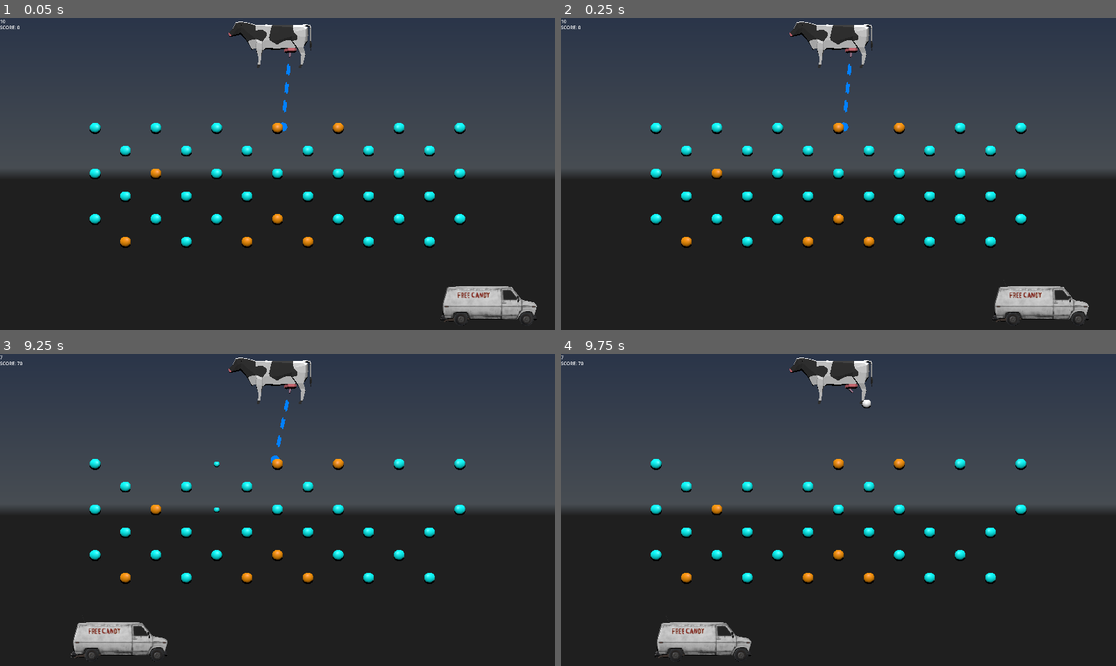
Above: before the commit, frames 1-4 (two rows, left to right).
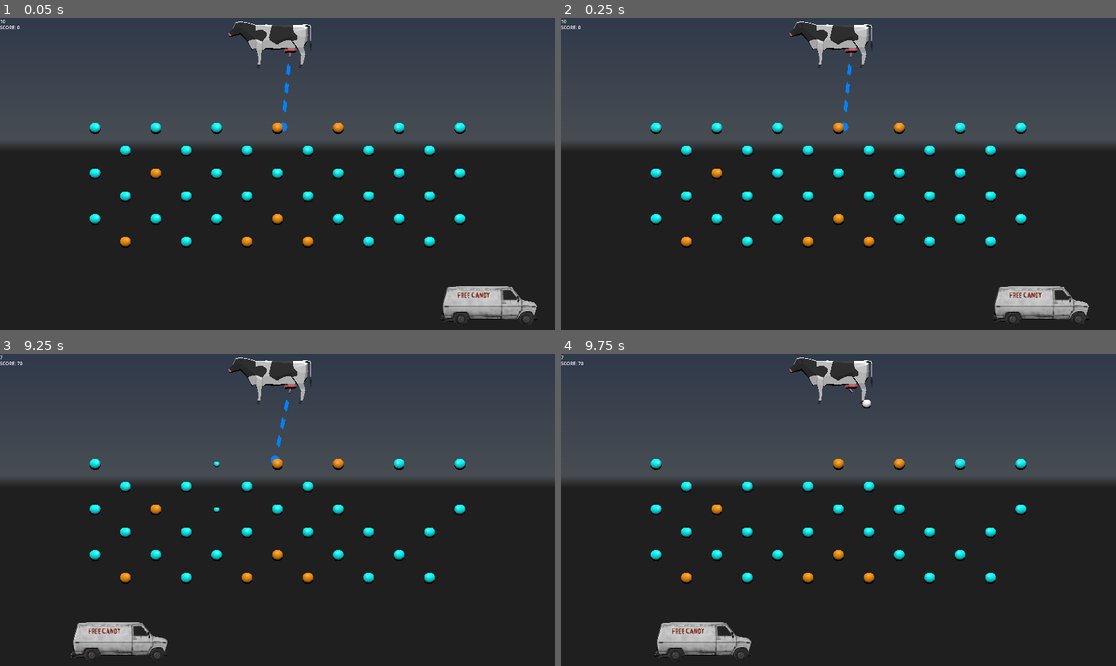
Above: after the commit, the same moments.

Repository: Temia116/Milke-2--Into-the-third-dimension
Game: Godot game, scene res://scenes/node_3d.tscn
Two runs of this game, one before a commit and one after it. Both use one fixed random seed, a clock stepped at 60 frames per second and the inputs below. A sky picture missing from this copy of the repository is replaced by a grey-blue gradient. Video files are missing from this copy of the repository; at most half a second of black plays in their place.
Inputs (mouse positions are in pixels of both pictures, inside the frame that each line leads up to):
- Up to frame 1 (0.05 s): no input
- Up to frame 2 (0.25 s): no input
- Up to frame 3 (9.25 s): move the mouse to (399, 494) at 0.52 s; click (399, 494) at 0.67 s; move the mouse to (166, 525) at 1.27 s; click (166, 525) at 1.42 s; move the mouse to (333, 441) at 2.02 s; click (333, 441) at 2.17 s; move the mouse to (249, 572) at 2.77 s; click (249, 572) at 2.92 s; move the mouse to (444, 556) at 3.52 s; click (444, 556) at 3.67 s; move the mouse to (111, 463) at 4.27 s; click (111, 463) at 4.42 s; move the mouse to (305, 510) at 5.02 s; click (305, 510) at 5.17 s; move the mouse to (194, 432) at 5.77 s; click (194, 432) at 5.92 s; move the mouse to (399, 494) at 6.52 s; click (399, 494) at 6.67 s; move the mouse to (166, 525) at 7.27 s; click (166, 525) at 7.42 s; move the mouse to (333, 441) at 8.02 s; click (333, 441) at 8.17 s; move the mouse to (249, 572) at 8.77 s; click (249, 572) at 8.92 s
- Up to frame 4 (9.75 s): move the mouse to (1005, 556) at 9.52 s; click (1005, 556) at 9.67 s

The runs differ from the first frame. In frame 1, 8.6% of the frame differs, in the area x 0-100%, y 40-51%; in frame 2, 8.6%; in frame 3, 8.7%; in frame 4, 8.8%.

Commit message:
Add border assets and scene update

Diff:
--- /dev/null
+++ b/borders.gd
@@ -0,0 +1,20 @@
+extends CanvasLayer
+
+func _ready():
+	# Left border
+	var left = ColorRect.new()
+	left.color = Color(0.1, 0.1, 0.3, 0.85)
+	left.set_anchor_and_offset(SIDE_LEFT, 0, 0)
+	left.set_anchor_and_offset(SIDE_RIGHT, 0, 80)
+	left.set_anchor_and_offset(SIDE_TOP, 0, 0)
+	left.set_anchor_and_offset(SIDE_BOTTOM, 1, 0)
+	add_child(left)
+
+	# Right border
+	var right = ColorRect.new()
+	right.color = Color(0.1, 0.1, 0.3, 0.85)
+	right.set_anchor_and_offset(SIDE_LEFT, 1, -80)
+	right.set_anchor_and_offset(SIDE_RIGHT, 1, 0)
+	right.set_anchor_and_offset(SIDE_TOP, 0, 0)
+	right.set_anchor_and_offset(SIDE_BOTTOM, 1, 0)
+	add_child(right)
--- /dev/null
+++ b/borders.tscn
@@ -0,0 +1,20 @@
+[gd_scene format=3 uid="uid://d1kfkdnkvn5cs"]
+
+[ext_resource type="Script" uid="uid://6c36crrfhji7" path="res://borders.gd" id="1_nnbri"]
+
+[node name="Borders" type="CanvasLayer" unique_id=1181347404]
+script = ExtResource("1_nnbri")
+
+[node name="LeftBorder" type="ColorRect" parent="." unique_id=1132088331]
+offset_right = 72.0
+offset_bottom = 1080.0
+color = Color(0.21568628, 0.37254903, 1, 1)
+
+[node name="RightBorder" type="ColorRect" parent="." unique_id=1175967010]
+anchors_preset = 1
+anchor_left = 1.0
+anchor_right = 1.0
+offset_left = -72.0
+offset_bottom = 1080.0
+grow_horizontal = 0
+color = Color(0.21568628, 0.37254903, 1, 1)
--- a/scenes/node_3d.tscn
+++ b/scenes/node_3d.tscn
@@ -49,7 +49,7 @@
 [node name="Gameover" parent="." unique_id=1886323533 instance=ExtResource("8_cptob")]
 
 [node name="MeshInstance3D" type="MeshInstance3D" parent="." unique_id=1937443459]
-transform = Transform3D(1, 0, 0, 0, 1, 0, 0, 0, 1, 0, 0, -16)
+transform = Transform3D(1, 0, 0, 0, 1, 0, 0, 0, 1, 0, 1.8644419, -16)
 mesh = SubResource("QuadMesh_q712h")
 
 [node name="WinScreen" parent="." unique_id=2056049492 instance=ExtResource("10_q712h")]
Not shown, added: borders.gd.uid
